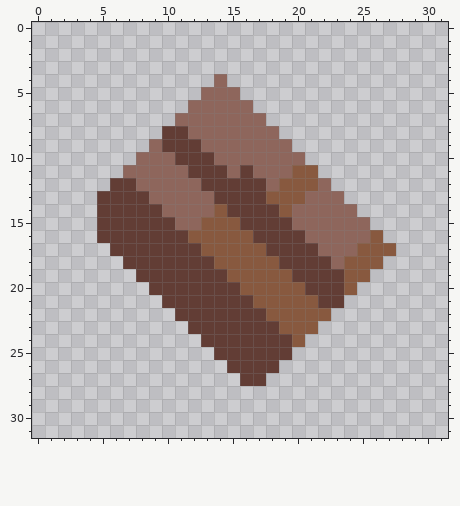
File history of a pixel-art sprite, sprites/items/item-a-4.png. Above: the version before the commit.
The file is 32x32 pixels.
And afterwards:
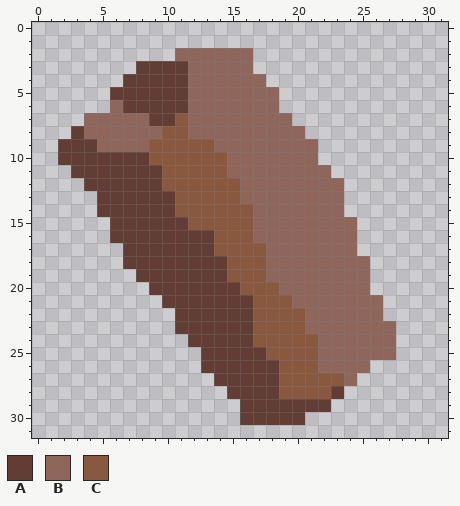
Palette (. is transparent): A #623d35  B #8e665c  C #88593f
Changes in this commit:
{"y":2,"x":11,"old":"......","new":"BBBBBB"}
{"y":3,"x":8,"old":".........","new":"AAAABBBBB"}
{"y":4,"x":7,"old":".......","new":"AAAAABB"}
{"y":4,"x":15,"old":"...","new":"BBB"}
{"y":5,"x":6,"old":".......","new":"AAAAAAB"}
{"y":5,"x":16,"old":"...","new":"BBB"}
{"y":6,"x":6,"old":"......","new":"BAAAAA"}
{"y":6,"x":17,"old":"..","new":"BB"}
{"y":7,"x":4,"old":".......B","new":"BBBBBAAC"}
{"y":7,"x":18,"old":"..","new":"BB"}
{"y":8,"x":3,"old":".......AA","new":"ABBBBBBCC"}
{"y":8,"x":19,"old":"..","new":"BB"}
{"y":9,"x":2,"old":".......BAAAB","new":"AAABBBBCCCCC"}
{"y":9,"x":20,"old":"..","new":"BB"}
{"y":10,"x":2,"old":"......BBBAAAB","new":"AAAAAAACCCCCC"}
{"y":10,"x":21,"old":".","new":"B"}
{"y":11,"x":3,"old":"....BBBBBAAA","new":"AAAAAAACCCCC"}
{"y":11,"x":16,"old":"A","new":"B"}
{"y":11,"x":20,"old":"CC.","new":"BBB"}
{"y":12,"x":4,"old":"..","new":"AA"}
{"y":12,"x":8,"old":"BBBBBAAAAA","new":"AACCCCCCBB"}
{"y":12,"x":19,"old":"CCC","new":"BBB"}
{"y":12,"x":23,"old":".","new":"B"}
{"y":13,"x":9,"old":"BBBBBAAAACCC","new":"AACCCCCBBBBB"}
{"y":14,"x":10,"old":"BBBB","new":"ACCC"}
{"y":14,"x":15,"old":"AAAAC","new":"CCBBB"}
{"y":14,"x":24,"old":"B","new":"."}
{"y":15,"x":5,"old":"A","new":"."}
{"y":15,"x":11,"old":"BB","new":"AC"}
{"y":15,"x":16,"old":"AAAA","new":"CBBB"}
{"y":15,"x":25,"old":"B","new":"."}
{"y":16,"x":5,"old":"A","new":"."}
{"y":16,"x":12,"old":"CC","new":"AA"}
{"y":16,"x":17,"old":"AAAA","new":"BBBB"}
{"y":16,"x":25,"old":"BC","new":".."}
{"y":17,"x":6,"old":"A","new":"."}
{"y":17,"x":13,"old":"C","new":"A"}
{"y":17,"x":18,"old":"AAAA","new":"BBBB"}
{"y":17,"x":25,"old":"CCC","new":"..."}
{"y":18,"x":14,"old":"C","new":"A"}
{"y":18,"x":18,"old":"CAAAA","new":"BBBBB"}
{"y":18,"x":24,"old":"CCC","new":"BB."}
{"y":19,"x":18,"old":"CCAAAACC","new":"BBBBBBBB"}
{"y":20,"x":19,"old":"CCAAAC.","new":"BBBBBBB"}
{"y":21,"x":20,"old":"CCAA...","new":"BBBBBBB"}
{"y":22,"x":17,"old":"A","new":"C"}
{"y":22,"x":21,"old":"CC....","new":"BBBBBB"}
{"y":23,"x":11,"old":".","new":"A"}
{"y":23,"x":17,"old":"AA","new":"CC"}
{"y":23,"x":21,"old":"C......","new":"BBBBBBB"}
{"y":24,"x":12,"old":".","new":"A"}
{"y":24,"x":17,"old":"AAA","new":"CCC"}
{"y":24,"x":21,"old":".......","new":"CBBBBBB"}
{"y":25,"x":13,"old":".","new":"A"}
{"y":25,"x":18,"old":"AA........","new":"CCCCBBBBBB"}
{"y":26,"x":13,"old":"..","new":"AA"}
{"y":26,"x":19,"old":".......","new":"CCCBBBB"}
{"y":27,"x":14,"old":"..","new":"AA"}
{"y":27,"x":18,"old":".......","new":"ACCCCCB"}
{"y":28,"x":15,"old":".........","new":"AAAACCCCA"}
{"y":29,"x":16,"old":".......","new":"AAAAAAA"}
{"y":30,"x":16,"old":".....","new":"AAAAA"}
{"label":"changed","picture_box":[58,48,396,425]}
